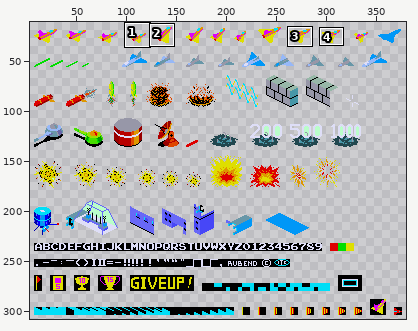
A sprite sheet gets an edit: res/fixed_spritesheet.png. The first picture is a wide view before the edit; the outline marks the close-up.
Close-up. Before:
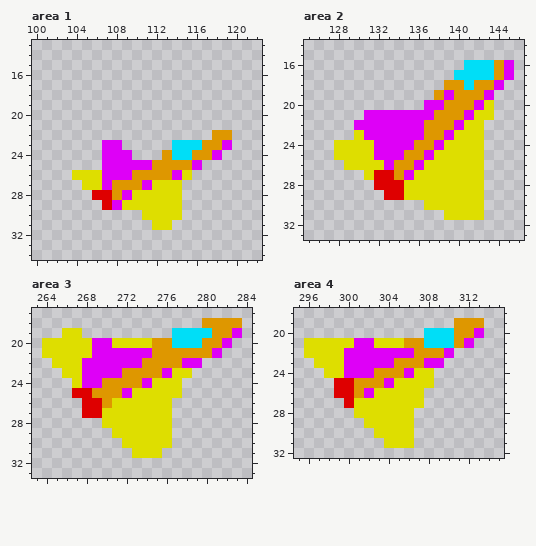
The file is 384x320 pixels. Shown: area 1: x 100..122, y 13..34; area 2: x 125..146, y 14..33; area 3: x 263..284, y 17..33; area 4: x 295..315, y 18..32. The old version is drawn lined up with the new one. The wide view leaves out empty margins. The commit also changed other parts of the picture, which this record leaves out.
Once edited:
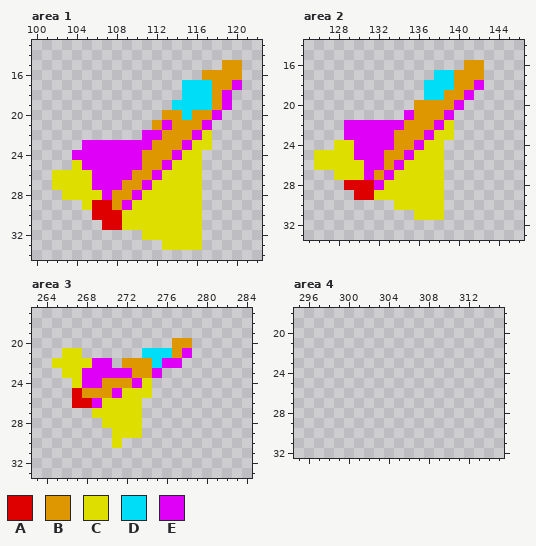
Palette (. is transparent): A #de0000  B #de9700  C #dede00  D #00def7  E #de00f7
Diff:
whole drawing moved by +1,+16 (the old picture is shown already moved)
--- area 1
@@ x 100..122 @@
 14 .......................
-15 .......................
-16 .......................
-17 .......................
-18 .......................
-19 .......................
-20 .......................
-21 .......................
-22 ..................BB...
-23 .......EE.....DDDBBE...
-24 .......EEE...BDDBBE....
-25 .......EEEEEBBBBE......
-26 ....CCCEEEBBBBEC.......
-27 .....CCEBBBECCC........
-28 ......AABECCCCC........
-29 .......AECCCCCC........
-30 ...........CCCC........
-31 ............CC.........
-32 .......................
-33 .......................
+15 ...................BB..
+16 .................BBBB..
+17 ...............DDDBBE..
+18 ...............DDDBE...
+19 ..............DDDDBE...
+20 .............BBDBBE....
+21 ............BEBBBE.....
+22 ...........EEBBBEC.....
+23 .....EEEEEEEBBBECC.....
+24 ....EEEEEEEBBBECC......
+25 ....CEEEEEEBBECCC......
+26 ..CCCCEEEEBBECCCC......
+27 ..CCCCEEEBBECCCCC......
+28 ...CCCCEBBECCCCCC......
+29 .....CAABECCCCCCC......
+30 ......AAACCCCCCCC......
+31 .......AACCCCCCCC......
+32 ...........CCCCCC......
+33 .............CCCC......
 34 .......................
--- area 2
@@ x 125..146 @@
 15 ......................
-16 ................DDDBE.
-17 ...............DDDDBE.
-18 ..............BBDBBE..
-19 .............BEBBBE...
-20 ............EEBBBEC...
-21 ......EEEEEEEBBBECC...
-22 .....EEEEEEEBBBECC....
-23 .....CEEEEEEBBECCC....
-24 ...CCCCEEEEBBECCCC....
-25 ...CCCCEEEBBECCCCC....
-26 ....CCCCEBBECCCCCC....
-27 ......CAABECCCCCCC....
-28 .......AAACCCCCCCC....
-29 ........AACCCCCCCC....
-30 ............CCCCCC....
-31 ..............CCCC....
+16 ................BB....
+17 .............DDBBB....
+18 ............DDDBBE....
+19 ............DDBBE.....
+20 ...........BBBBE......
+21 ..........EBBBE.......
+22 ....EEEEEEBBBEC.......
+23 ....EEEEEBBBECC.......
+24 ...CCEEEEBBECC........
+25 .CCCCEEEBBECCC........
+26 .CCCCCEEBECCCC........
+27 ...CCCEBECCCCC........
+28 ....AAAECCCCCC........
+29 .....AACCCCCCC........
+30 .........CCCCC........
+31 ...........CCC........
 32 ......................
--- area 3
@@ x 263..284 @@
 17 ......................
-18 .................BBBB.
-19 ...CC.........DDDDBBE.
-20 .CCCCCEECCCCBBDDDBBE..
-21 .CCCCCEEEEEEBBBBBBE...
-22 ..CCCEEEEEEBBBBEE.....
-23 ...CCEEEEBBBBECC......
-24 ....CEEBBBBECCC.......
-25 ....AABBBECCCCC.......
-26 .....AABCCCCCC........
-27 .....AACCCCCCC........
-28 .......CCCCCCC........
-29 ........CCCCCC........
-30 .........CCCCC........
-31 ..........CCC.........
+18 ......................
+19 ......................
+20 ..............BB......
+21 ...CC......DDDBE......
+22 ..CCCCEE.BBBDEE.......
+23 ...CCEEEEEBBE.........
+24 ....CEEBBBEC..........
+25 ....ABBBECCC..........
+26 ....AAECCCC...........
+27 ......CCCCC...........
+28 .......CCCC...........
+29 ........CCC...........
+30 ........C.............
+31 ......................
 32 ......................
--- area 4
@@ x 295..315 @@
 18 .....................
-19 ................BBB..
-20 .............DDDBBE..
-21 .CCCCCEECCCBBDDDBE...
-22 .CCCCEEEEEEEBBBE.....
-23 ..CCCEEEEEBBBEE......
-24 ...CCEEEBBBECC.......
-25 ....AABBBECCCC.......
-26 ....AABECCCCC........
-27 .....ACCCCCCC........
-28 ......CCCCCC.........
-29 .......CCCCC.........
-30 ........CCCC.........
-31 .........CCC.........
+19 .....................
+20 .....................
+21 .....................
+22 .....................
+23 .....................
+24 .....................
+25 .....................
+26 .....................
+27 .....................
+28 .....................
+29 .....................
+30 .....................
+31 .....................
 32 .....................
Pixel boxes of the changes (left, top, right, bottom) in both close-ups:
changed: (52, 60, 242, 250)
changed: (314, 60, 514, 220)
changed: (42, 318, 242, 458)
erased: (304, 318, 484, 448)
